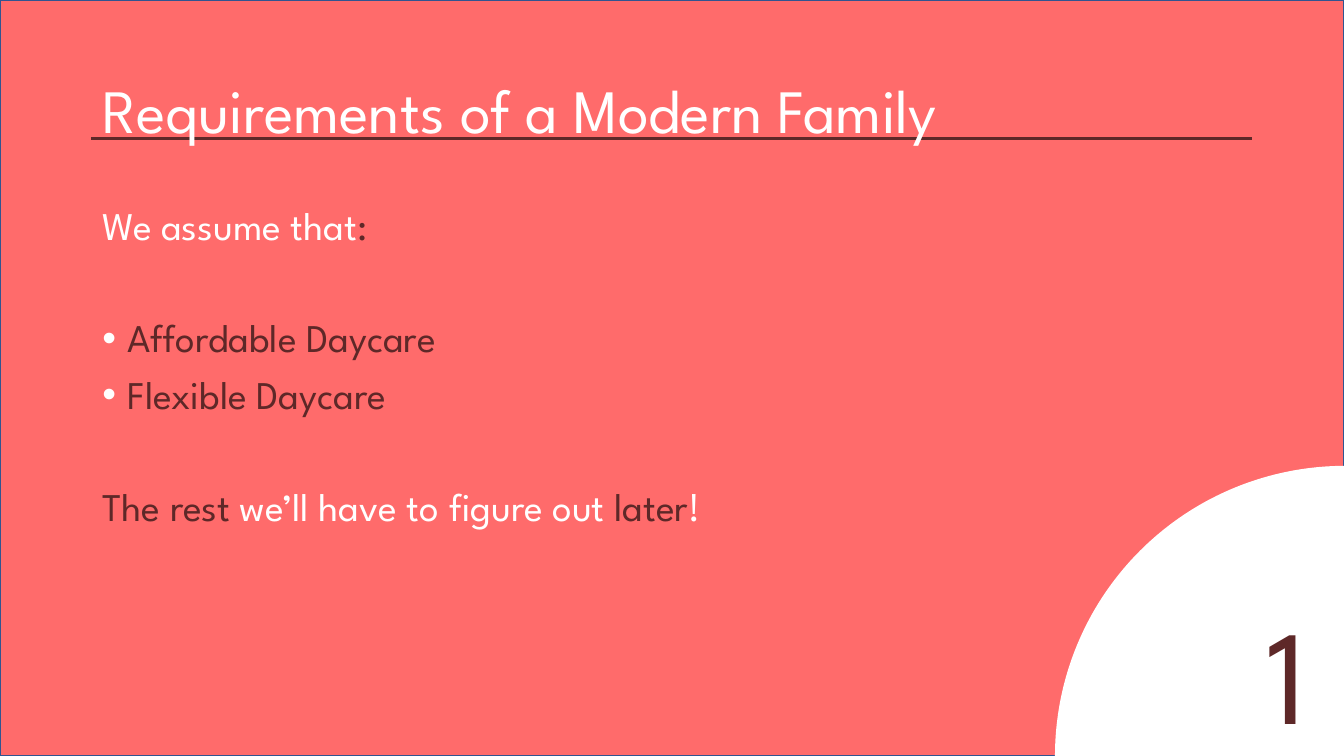
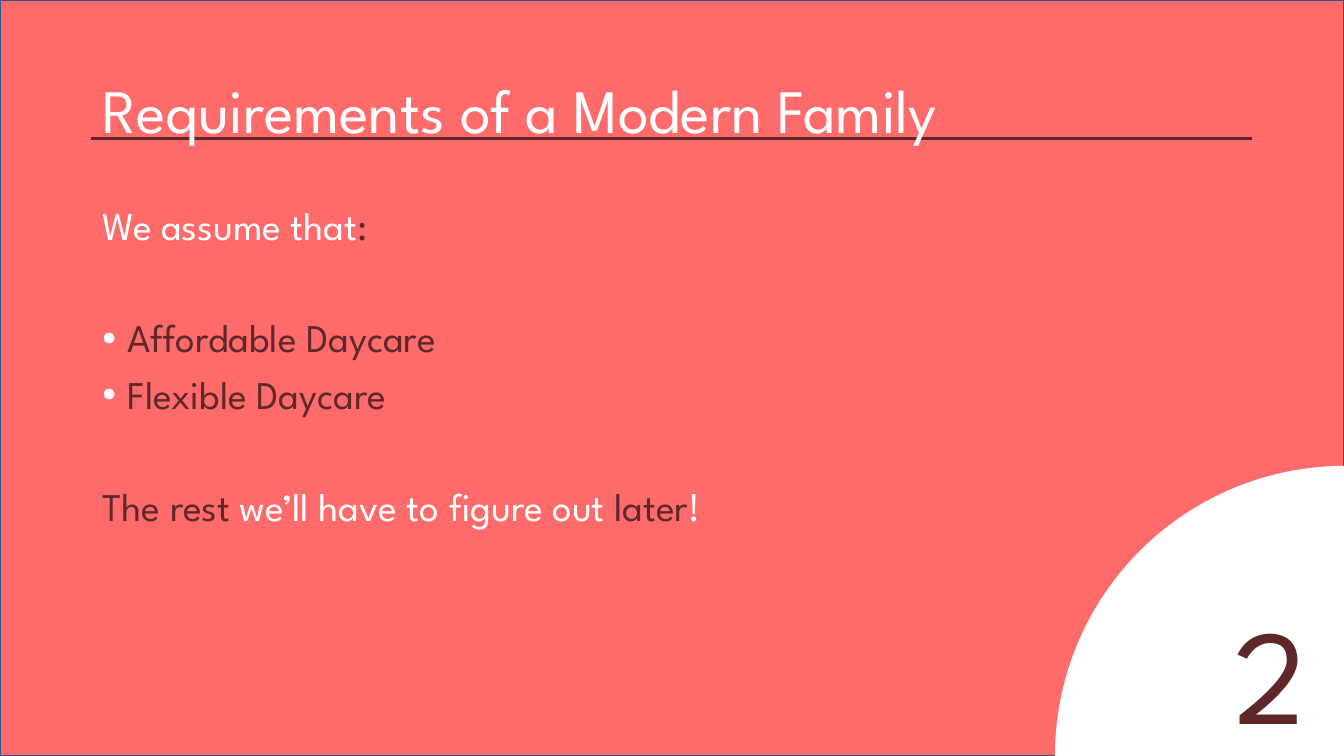
Before and after one commit to AgileBusinessAnalysis/10_TEAM, a slide deck: slide 5 of Initial_Pitch.pptx (slide 4 before the commit). Drawn at 1344x756 pixels with LibreOffice and Linux fonts; fonts in the diff are those of the drawing. Boxes give left, top, right and bottom in pixels: in the first picture for what was removed or moved away, otherwise in the second. Text is boxed around its words. In the diff, an @@ line names an element or a change of style, - is before the commit and + after.

```diff
--- a/Initial_Pitch.pptx
+++ b/Initial_Pitch.pptx
@@ text at [1235,633,1308,724]: text changed @@
-1
+2
```
Also in this commit, not shown: 3 other slides changed, 1 slide added.
